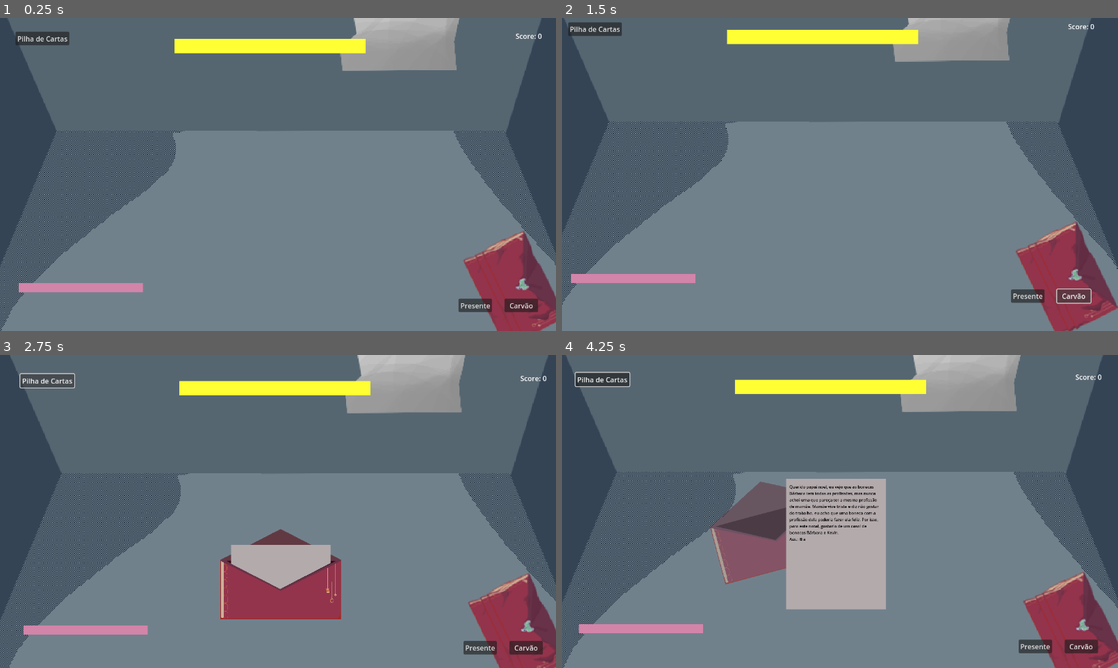
Above: before the commit, frames 1-4 (two rows, left to right).
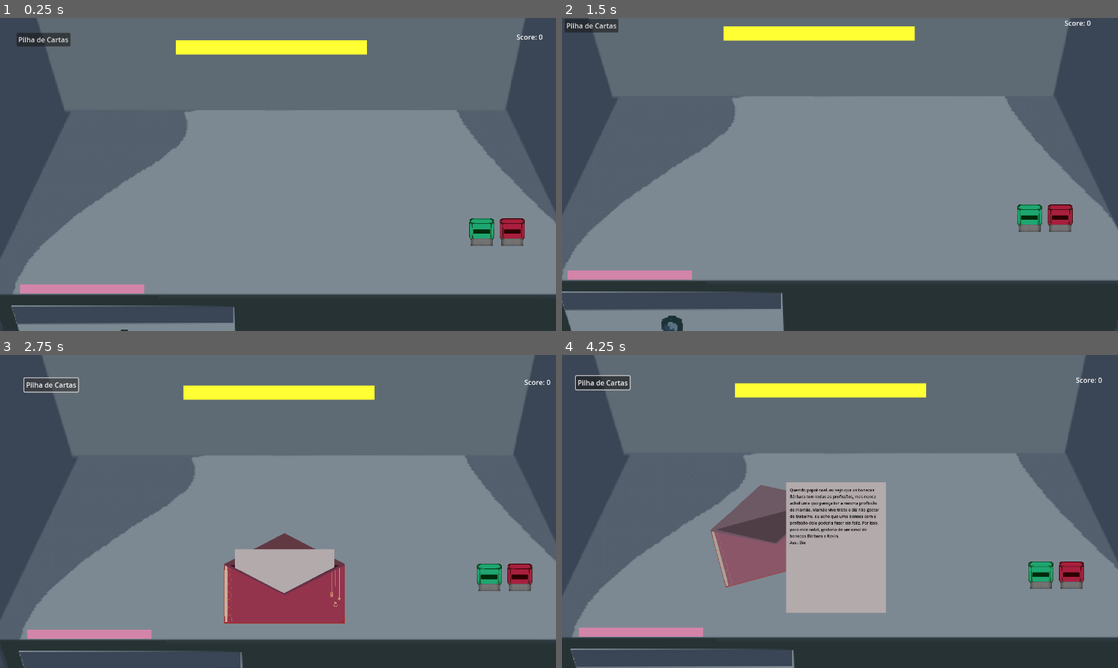
Above: after the commit, the same moments.

Repository: Pipocas-Tristes/carimbo-game
Game: Godot game, scene res://telas/desk.tscn
Two runs of this game, one before a commit and one after it. Both use one fixed random seed, a clock stepped at 60 frames per second and the inputs below. This scene is started directly instead of the project's main scene.
Inputs (mouse positions are in pixels of both pictures, inside the frame that each line leads up to):
- Up to frame 1 (0.25 s): no input
- Up to frame 2 (1.5 s): click (1040, 305) at 0.5 s, where only the run before the commit has a clickable "Presente"; click (1073, 296) at 1.25 s, where only the run before the commit has a clickable "Carvão"
- Up to frame 3 (2.75 s): click "Pilha de Cartas" at 2 s
- Up to frame 4 (4.25 s): tap Enter at 2.75 s; move the mouse to (962, 495) at 2.77 s; hold D (para_direita) 2.78-3.5 s; tap E (interagir) at 2.85 s; click (962, 495) at 2.92 s; drag from (728, 527) to (828, 383) at 3.52 s

The runs differ from the first frame. In frame 1, 30% of the frame differs, in the area x 0-100%, y 0-100%; in frame 2, 33%; in frame 3, 31%; in frame 4, 32%.

Commit message:
feat: adiciona mecânica de pegar carimbo e carimbar a carta com ele

Diff:
--- a/carimbo-game/prefabs/letter.tscn
+++ b/carimbo-game/prefabs/letter.tscn
@@ -88,15 +88,6 @@
 offset_right = 103.0
 offset_bottom = 139.0
 
-[node name="StampMarkLabel" type="Label" parent="."]
-texture_filter = 1
-offset_left = 56.0
-offset_top = 97.0
-offset_right = 83.0
-offset_bottom = 128.0
-horizontal_alignment = 1
-vertical_alignment = 1
-
 [node name="AreaDetector" type="Area2D" parent="."]
 position = Vector2(-113.00001, -130.99998)
 
--- a/carimbo-game/scripts/desk.gd
+++ b/carimbo-game/scripts/desk.gd
@@ -1,4 +1,5 @@
 extends Node2D
+class_name Desk
 
 @onready var score_label: Label = $Score
 @onready var send_area: Area2D = $SendArea
@@ -21,6 +22,9 @@
 var score: int = 0
 var current_letter_correct_stamp: String = ''
 var selected_stamp: String = ''
+
+var held_stamp: Stamp = null
+var held_type: String = ''
 
 func _ready() -> void:
 	pass
@@ -105,11 +109,3 @@
 
 func _on_pile_button_pressed() -> void:
 	generate_latter()
-
-func _on_gift_stamp_pressed() -> void:
-	if current_letter:
-		current_letter.apply_mark('gift')
-
-func _on_coal_stamp_pressed() -> void:
-	if current_letter:
-		current_letter.apply_mark('coal')
--- a/carimbo-game/scripts/letter.gd
+++ b/carimbo-game/scripts/letter.gd
@@ -11,7 +11,6 @@
 
 @onready var background: ColorRect = $Background
 @onready var text_label: Label = $Text
-@onready var stamp_mark_label: Label = $StampMarkLabel
 @onready var stamp_mark_color: ColorRect = $StampMarkColor
 @onready var envelope: AnimatedSprite2D = $Envelope
 @onready var shape: CollisionShape2D = $AreaDetector/CollisionShape2D
@@ -20,7 +19,7 @@
 
 func _process(_delta: float) -> void:
 	if is_mouse_over():
-		Input.set_default_cursor_shape(Input.CURSOR_DRAG)
+		Input.set_default_cursor_shape(Input.CURSOR_MOVE)
 	else:
 		Input.set_default_cursor_shape(Input.CURSOR_ARROW)
 
@@ -28,6 +27,14 @@
 	if event is InputEventMouseButton:
 		if event.button_index == MOUSE_BUTTON_LEFT:
 			if event.pressed:
+				var desk: Desk = get_tree().current_scene
+
+				if desk.held_stamp != null and is_mouse_over() and applied_stamp == '':
+					apply_mark(desk.held_stamp.type, get_local_mouse_position())
+					desk.held_stamp.return_home()
+					get_viewport().set_input_as_handled()
+					return
+
 				if is_mouse_over():
 					dragging = true;
 					offset = global_position - get_global_mouse_position()
@@ -39,7 +46,7 @@
 		global_position = get_global_mouse_position() + offset
 
 func check_drop():
-	var desk = get_parent()
+	var desk: Desk = get_parent()
 
 	if desk.send_area.get_overlapping_areas().has($AreaDetector):
 		desk.validate_letter(self)
@@ -57,9 +64,6 @@
 		envelope.modulate = Color(1, 0.5, 0.5)
 
 func is_mouse_over() -> bool:
-	if applied_stamp == '' and current_letter_resource.is_suspicious == false:
-		return false
-
 	var local_mouse = to_local(get_global_mouse_position())
 	var rect = shape.shape.get_rect()
 	var detector_pos = $AreaDetector.position + shape.position
@@ -90,18 +94,17 @@
 	tween.tween_property(envelope, "rotation_degrees", -15.0, 0.4)
 	tween.tween_property(envelope, "modulate:a", 0.6, 0.4)
 
-func apply_mark(stamp_type: String):
+func apply_mark(stamp_type: String, pos: Vector2):
 	if applied_stamp != '':
 		return
 
 	applied_stamp = stamp_type
 	stamp_mark_color.visible = true
+	stamp_mark_color.position = pos - (stamp_mark_color.size / 2)
 
 	if applied_stamp == 'coal':
-		stamp_mark_label.text = '🪨'
 		stamp_mark_color.modulate = Color.RED
 	else:
-		stamp_mark_label.text = '🎁'
 		stamp_mark_color.modulate = Color.GREEN
 
 	await get_tree().create_timer(0.5).timeout
@@ -114,8 +117,7 @@
 	await get_tree().create_timer(0.4).timeout
 
 	background.visible = false
+	stamp_mark_color.visible = false
 	text_label.visible = false
-	stamp_mark_color.visible = false
-	stamp_mark_label.visible = false
 
 	envelope.play("close")
--- /dev/null
+++ b/carimbo-game/scripts/stamp.gd
@@ -0,0 +1,43 @@
+extends Area2D
+class_name Stamp
+
+@export_enum("gift", "coal") var type: String = 'gift'
+var initial_position: Vector2
+var is_held: bool = false
+
+func _ready() -> void:
+	initial_position = position
+
+func _process(delta: float) -> void:
+	if is_held:
+		global_position = global_position.lerp(get_global_mouse_position(), delta * 25)
+
+func _on_input_event(_viewport: Node, event: InputEvent, _shape_idx: int) -> void:
+	if event is InputEventMouseButton and event.button_index == MOUSE_BUTTON_LEFT and event.pressed:
+		var desk: Desk = get_tree().current_scene
+
+		if not is_held:
+			if desk.held_stamp and desk.held_stamp != self:
+				desk.held_stamp.return_home()
+
+			pick_up()
+		else:
+			return_home()
+
+func pick_up():
+	is_held = true
+	z_index = 10
+	var desk: Desk = get_tree().current_scene
+	desk.held_stamp = self
+	desk.held_type = type
+
+func return_home():
+	is_held = false
+	z_index = 1
+	var desk: Desk = get_tree().current_scene
+	if desk.held_stamp == self:
+		desk.held_stamp = null
+		desk.held_type = ''
+
+	var tween = create_tween()
+	tween.tween_property(self, "position", initial_position, 0.3).set_trans(Tween.TRANS_BACK).set_ease(Tween.EASE_OUT)
--- a/carimbo-game/telas/desk.tscn
+++ b/carimbo-game/telas/desk.tscn
@@ -6,8 +6,11 @@
 [ext_resource type="Resource" uid="uid://lf5jmxsgbnog" path="res://cartinhas/carta_bia.tres" id="4_uqbv2"]
 [ext_resource type="Resource" uid="uid://b1457u6lgqb5x" path="res://cartinhas/carta_sofia.tres" id="5_al7y2"]
 [ext_resource type="Resource" uid="uid://6amtkhjjrbra" path="res://cartinhas/carta_benjamin.tres" id="6_tlwf3"]
-[ext_resource type="Texture2D" uid="uid://bwje532ieouxo" path="res://sprites/desk.png" id="7_84osi"]
+[ext_resource type="Texture2D" uid="uid://cytlldtoi7g72" path="res://sprites/desk2.png" id="7_uqbv2"]
 [ext_resource type="Script" uid="uid://blcf2k4m2sxi7" path="res://prefabs/desk_camera.gd" id="8_vhr0s"]
+[ext_resource type="Script" uid="uid://cycyb2w70fxj3" path="res://scripts/stamp.gd" id="9_al7y2"]
+[ext_resource type="Texture2D" uid="uid://77sgm7p2ykpy" path="res://sprites/Carimbo verde.png" id="11_tlwf3"]
+[ext_resource type="Texture2D" uid="uid://cali5sebygbt" path="res://sprites/Carimbo vermelho.png" id="12_84osi"]
 
 [sub_resource type="RectangleShape2D" id="RectangleShape2D_kblhn"]
 size = Vector2(442, 20)
@@ -15,15 +18,19 @@
 [sub_resource type="RectangleShape2D" id="RectangleShape2D_e8kjt"]
 size = Vector2(286, 20)
 
+[sub_resource type="RectangleShape2D" id="RectangleShape2D_tlwf3"]
+size = Vector2(91, 100)
+
 [node name="Desk" type="Node2D"]
 script = ExtResource("1_ymn6v")
 letter_scene = ExtResource("2_hartd")
 day_letters = Array[ExtResource("3_4dl0g")]([ExtResource("4_uqbv2"), ExtResource("5_al7y2"), ExtResource("6_tlwf3")])
 
-[node name="Bakcground" type="Sprite2D" parent="."]
-position = Vector2(0.444458, -4.5)
-scale = Vector2(2.213889, 2.213889)
-texture = ExtResource("7_84osi")
+[node name="Bakckground" type="Sprite2D" parent="."]
+texture_filter = 1
+position = Vector2(-16.000002, 6)
+scale = Vector2(2.3336809, 2.3336806)
+texture = ExtResource("7_uqbv2")
 
 [node name="PileButton" type="Button" parent="."]
 offset_left = -609.55554
@@ -31,20 +38,6 @@
 offset_right = -485.55554
 offset_bottom = -302.50003
 text = "Pilha de Cartas"
-
-[node name="GiftStamp" type="Button" parent="."]
-offset_left = 410.44446
-offset_top = 280.49997
-offset_right = 487.44446
-offset_bottom = 311.49997
-text = "Presente"
-
-[node name="CoalStamp" type="Button" parent="."]
-offset_left = 516.44446
-offset_top = 280.49997
-offset_right = 593.44446
-offset_bottom = 311.49997
-text = "Carvão"
 
 [node name="Score" type="Label" parent="."]
 offset_left = 541.44446
@@ -86,9 +79,36 @@
 [node name="DeskCamera" type="Camera2D" parent="."]
 position = Vector2(-0.555542, -0.5000305)
 script = ExtResource("8_vhr0s")
-move_intensity = 40.0
+move_intensity = 60.0
 lerp_speed = 5.0
 
+[node name="GiftStamp" type="Area2D" parent="."]
+position = Vector2(460.99994, 123.999985)
+scale = Vector2(0.6399988, 0.6399988)
+script = ExtResource("9_al7y2")
+
+[node name="Sprite2D" type="Sprite2D" parent="GiftStamp"]
+texture_filter = 1
+texture = ExtResource("11_tlwf3")
+
+[node name="CollisionShape2D" type="CollisionShape2D" parent="GiftStamp"]
+position = Vector2(-0.5, 0)
+shape = SubResource("RectangleShape2D_tlwf3")
+
+[node name="CoalStamp" type="Area2D" parent="."]
+position = Vector2(530.99994, 123.999985)
+scale = Vector2(0.6399988, 0.6399988)
+script = ExtResource("9_al7y2")
+type = "coal"
+
+[node name="Sprite2D" type="Sprite2D" parent="CoalStamp"]
+texture_filter = 1
+texture = ExtResource("12_84osi")
+
+[node name="CollisionShape2D" type="CollisionShape2D" parent="CoalStamp"]
+position = Vector2(-0.5, 0)
+shape = SubResource("RectangleShape2D_tlwf3")
+
 [connection signal="pressed" from="PileButton" to="." method="_on_pile_button_pressed"]
-[connection signal="pressed" from="GiftStamp" to="." method="_on_gift_stamp_pressed"]
-[connection signal="pressed" from="CoalStamp" to="." method="_on_coal_stamp_pressed"]
+[connection signal="input_event" from="GiftStamp" to="GiftStamp" method="_on_input_event"]
+[connection signal="input_event" from="CoalStamp" to="CoalStamp" method="_on_input_event"]
Not shown, added: carimbo-game/scripts/stamp.gd.uid
Binary file added: carimbo-game/sprites/Carimbo verde.png
Not shown, added: carimbo-game/sprites/Carimbo verde.png.import
Binary file added: carimbo-game/sprites/Carimbo vermelho.png
Not shown, added: carimbo-game/sprites/Carimbo vermelho.png.import
Binary file added: carimbo-game/sprites/RepeatableStoneWall.png
Not shown, added: carimbo-game/sprites/RepeatableStoneWall.png.import
Binary file added: carimbo-game/sprites/comida mesa teste.png
Not shown, added: carimbo-game/sprites/comida mesa teste.png.import
Binary file added: carimbo-game/sprites/desk2.png
Not shown, added: carimbo-game/sprites/desk2.png.import
Binary file added: carimbo-game/sprites/emotrometro seta.png
(and 4 more such lines)
